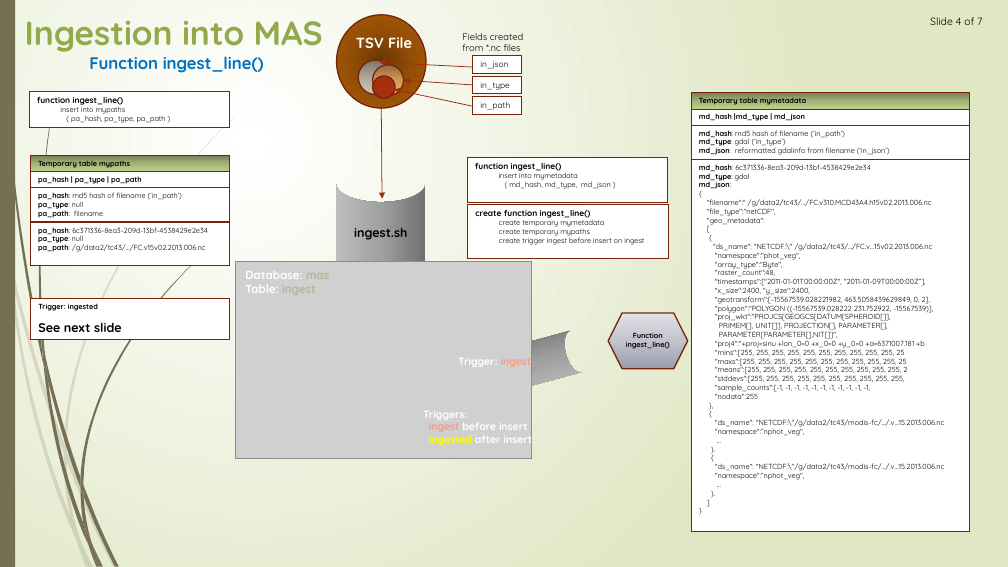
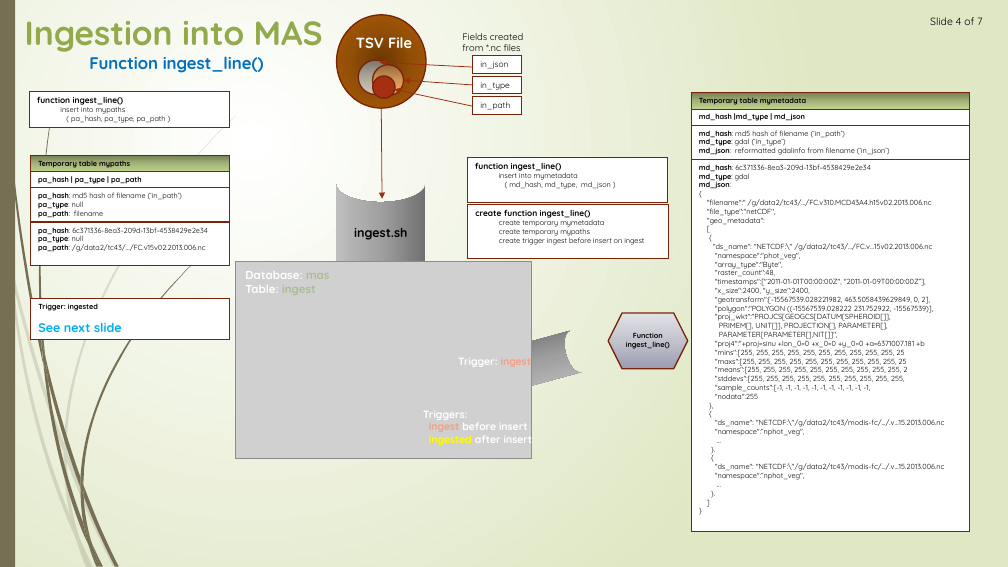
Before and after one commit to nci/gsky, a slide deck: slide 4 of crawl/GSKY_Crawl_MAS.pptx. Drawn at 1008x567 pixels with LibreOffice and Linux fonts; fonts in the diff are those of the drawing; grey boxes stand for pictures; background and template pictures are left out. Boxes give left, top, right and bottom in pixels: in the first picture for what was removed or moved away, otherwise in the second. Text is boxed around its words. In the diff, an @@ line names an element or a change of style, - is before the commit and + after.

```diff
--- a/crawl/GSKY_Crawl_MAS.pptx
+++ b/crawl/GSKY_Crawl_MAS.pptx
@@ text in rectangle at (38, 322, 122, 332): text colour #000000 to #00B0F0 in "See next slide" @@
```
Also in this commit, not shown: 1 other slide changed.
